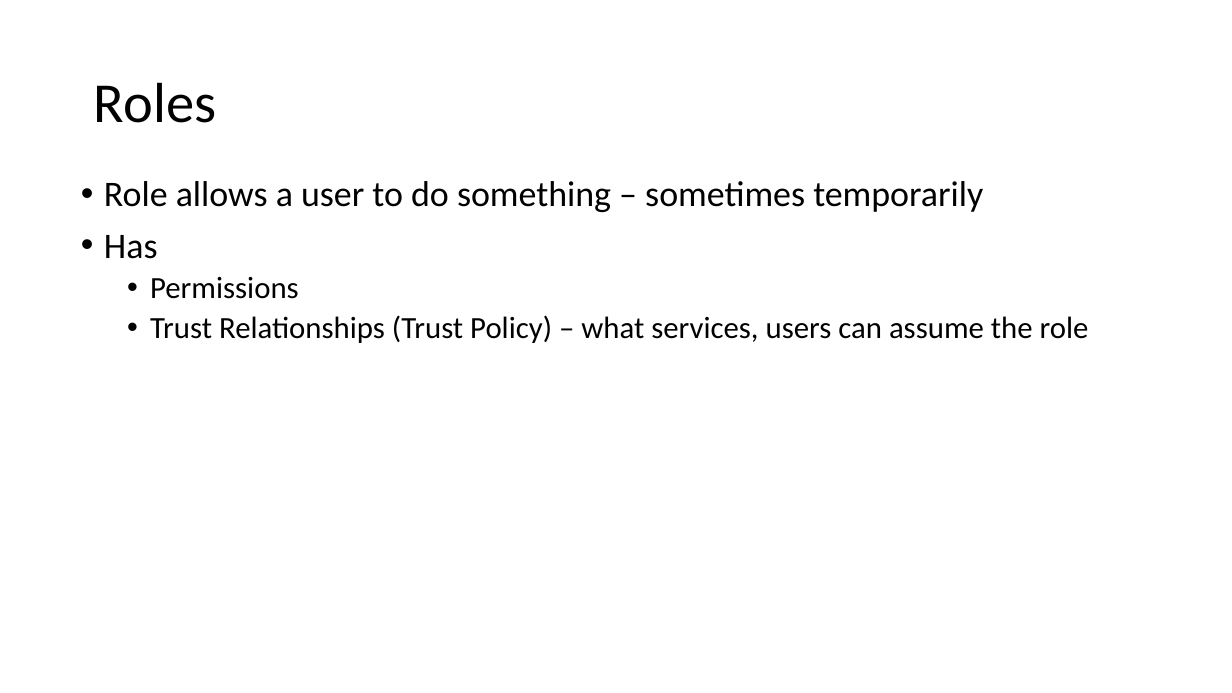
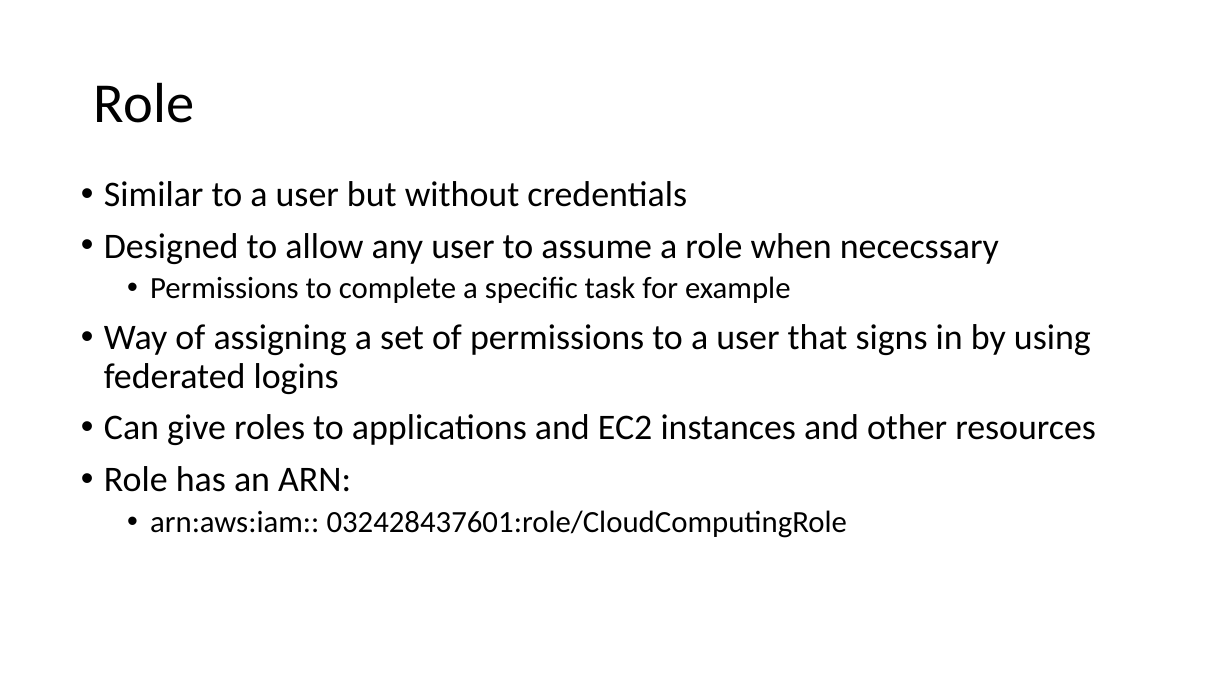
Before and after one commit to uwacsp/cits5503, a slide deck: slide 27 of Lectures/CITS5503LectureIAM.pptx (slide 5 before the commit). Drawn at 1232x693 pixels with LibreOffice and Linux fonts; fonts in the diff are those of the drawing. Boxes give left, top, right and bottom in pixels: in the first picture for what was removed or moved away, otherwise in the second. Text is boxed around its words. In the diff, an @@ line names an element or a change of style, - is before the commit and + after.

```diff
--- a/Lectures/CITS5503LectureIAM.pptx
+++ b/Lectures/CITS5503LectureIAM.pptx
@@ title at (x1=94, y1=82, x2=194, y2=123): text changed @@
-Roles
+Role
@@ text at (x1=104, y1=181, x2=1096, y2=538): text changed; size 24 to 28 pt @@
-• Role allows a user to do something – sometimes temporarily
-• Has
-  • Permissions
-  • Trust Relationships (Trust Policy) – what services, users can assume the role
+• Similar to a user but without credentials
+• Designed to allow any user to assume a role when nececssary
+  • Permissions to complete a specific task for example
+• Way of assigning a set of permissions to a user that signs in by using federated logins
+• Can give roles to applications and EC2 instances and other resources
+• Role has an ARN:
+  • arn:aws:iam:: 032428437601:role/CloudComputingRole
```
Also in this commit, not shown: 6 other slides changed, 12 slides added, 3 other files.
